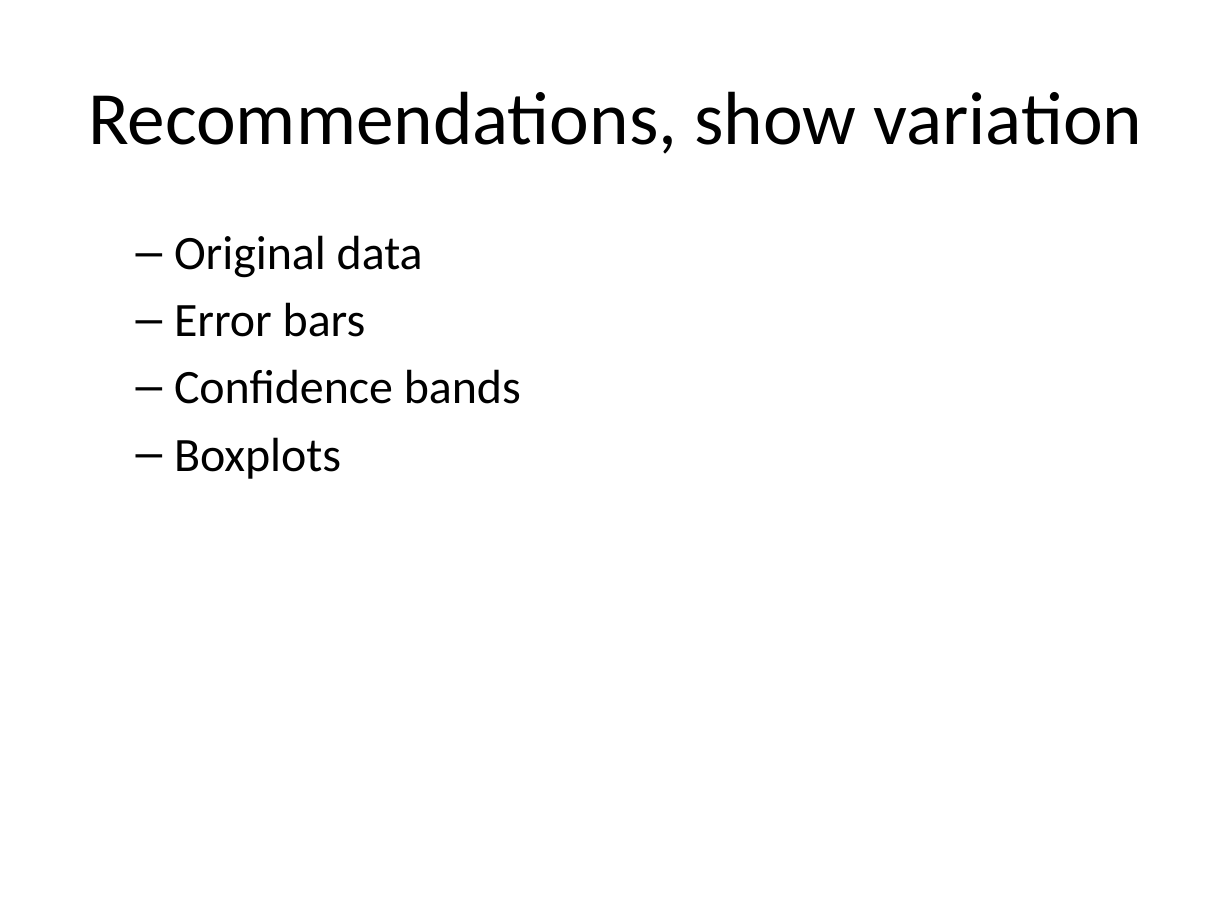
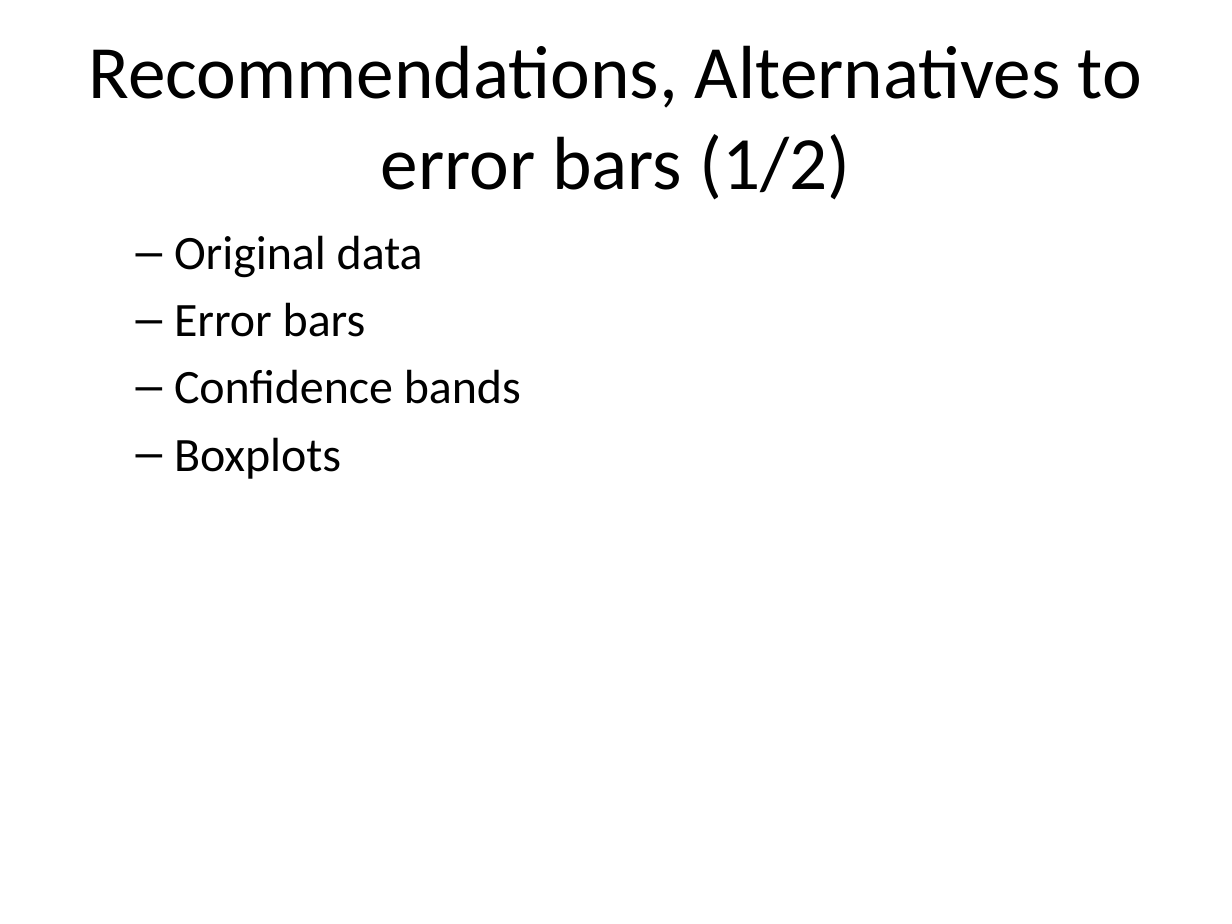
Before and after one commit to pmean/data-visualization, a slide deck: slide 6 of data-viz-03/component/recommendations-linegraphs.pptx (slide 4 before the commit). Drawn at 1232x924 pixels with LibreOffice and Linux fonts; fonts in the diff are those of the drawing. Boxes give left, top, right and bottom in pixels: in the first picture for what was removed or moved away, otherwise in the second. Text is boxed around its words. In the diff, an @@ line names an element or a change of style, - is before the commit and + after.

```diff
--- a/data-viz-03/component/recommendations-linegraphs.pptx
+++ b/data-viz-03/component/recommendations-linegraphs.pptx
@@ title at (x1=89, y1=45, x2=1142, y2=200): text changed @@
-Recommendations, show variation
+Recommendations, Alternatives to error bars (1/2)
```
Also in this commit, not shown: 3 other slides changed, 3 slides added, 8 slides removed, 1 other file.
